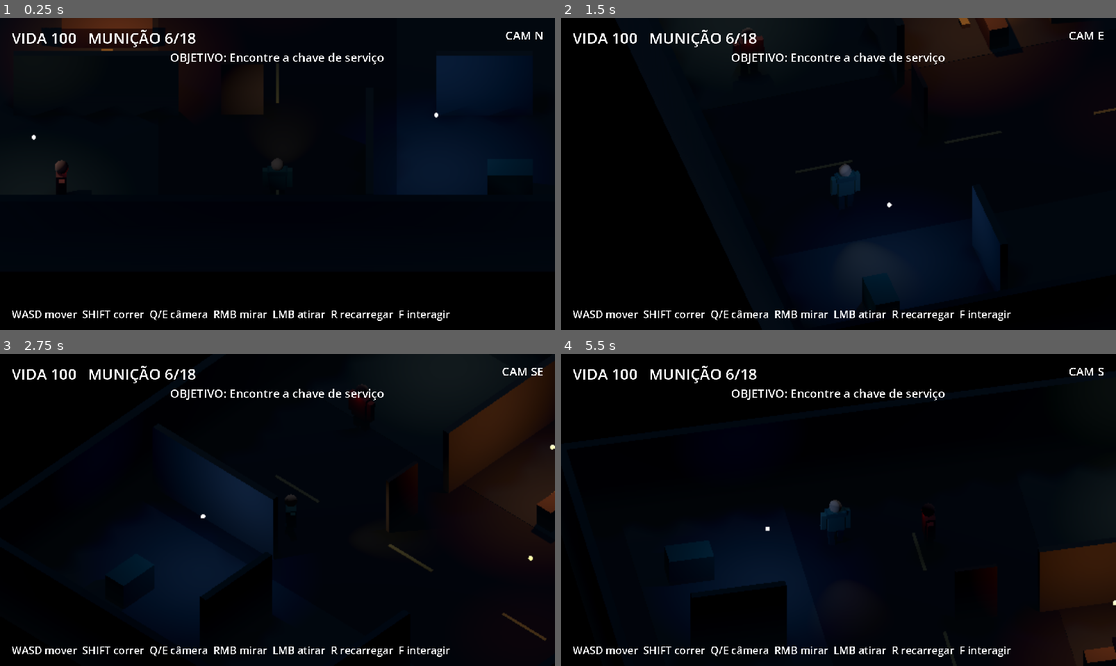
Above: before the commit, frames 1-4 (two rows, left to right).
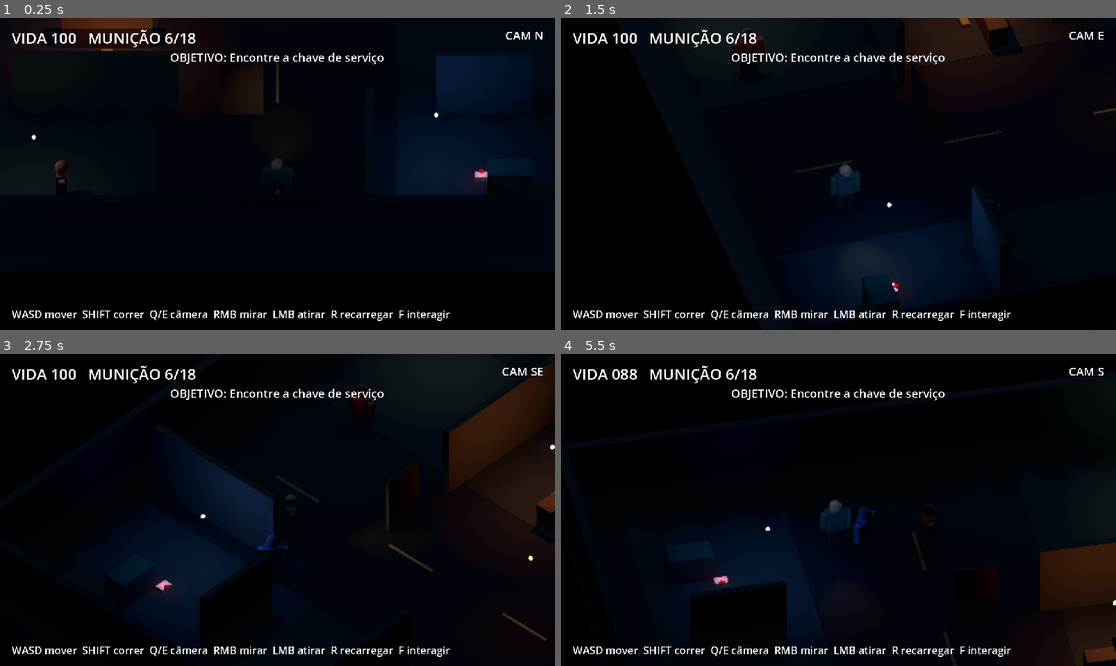
Above: after the commit, the same moments.

Repository: lloupp/night-shift
Game: Godot game, scene res://scenes/main.tscn
The game is run twice, just before and just after one commit, with the same random seed, the same clock (stepped at 60 frames per second) and the same inputs.
Inputs (mouse positions are in pixels of both pictures, inside the frame that each line leads up to):
- Up to frame 1 (0.25 s): no input
- Up to frame 2 (1.5 s): tap Enter at 0.5, 0.6 s; move the mouse to (960, 158) at 0.52 s; hold D 0.53-1.28 s; click (960, 158) at 0.67 s; tap E at 0.8, 1.35 s; move the mouse to (727, 189) at 1.27 s; hold S from 1.28 s (still down)
- Up to frame 3 (2.75 s): tap Enter at 1.55, 2.1 s; move the mouse to (333, 441) at 2.02 s; release S at 2.03 s; hold D from 2.03 s (still down); tap E at 2.3 s
- Up to frame 4 (5.5 s): move the mouse to (810, 572) at 2.77 s; release D at 2.78 s; hold W 2.78-3.53 s; tap Q at 2.85 s; click (810, 572) at 2.92 s; tap Enter at 3.05, 4.55 s; move the mouse to (1005, 556) at 3.52 s; hold A 3.53-5.03 s; tap E at 3.6, 5.3 s; move the mouse to (672, 463) at 4.27 s; tap F at 4.35 s; move the mouse to (866, 510) at 5.02 s; hold S from 5.03 s (still down); tap R at 5.1 s; click (866, 510) at 5.17 s

The runs differ from the first frame. In frame 1, less than 0.1% of the frame differs, in the area x 85-88%, y 48-54%; in frame 2, less than 0.1%; in frame 3, 0.2%; in frame 4, 0.4%, in the area x 9-100%, y 4-98%.

Commit message:
feat: survival loop 05
Add healing, replay flow and a faster Hunter archetype while preserving the existing objective loop.

Diff:
--- a/scripts/enemy.gd
+++ b/scripts/enemy.gd
@@ -11,6 +11,8 @@
 var detection_range := 10.0
 var attack_range := 1.25
 var attack_cooldown := 0.0
+var body_color := Color(0.28, 0.12, 0.10)
+var eye_color := Color(0.78, 0.07, 0.035)
 var visual_root: Node3D
 var visual_parts: Array[MeshInstance3D] = []
 var walk_phase := 0.0
@@ -35,18 +37,18 @@
 	visual_root = Node3D.new()
 	visual_root.name = "VisualRoot"
 	add_child(visual_root)
-	_add_part("Torso", Vector3(0.66, 0.94, 0.38), Vector3(0, 1.03, 0), Color(0.28, 0.12, 0.10))
-	_add_part("LeftLeg", Vector3(0.23, 0.78, 0.24), Vector3(-0.17, 0.43, 0), Color(0.12, 0.07, 0.065))
-	_add_part("RightLeg", Vector3(0.23, 0.78, 0.24), Vector3(0.17, 0.43, 0), Color(0.12, 0.07, 0.065))
-	_add_part("LeftArm", Vector3(0.19, 0.78, 0.22), Vector3(-0.45, 1.03, -0.03), Color(0.31, 0.14, 0.11))
-	_add_part("RightArm", Vector3(0.19, 0.78, 0.22), Vector3(0.45, 1.03, -0.03), Color(0.31, 0.14, 0.11))
+	_add_part("Torso", Vector3(0.66, 0.94, 0.38), Vector3(0, 1.03, 0), body_color)
+	_add_part("LeftLeg", Vector3(0.23, 0.78, 0.24), Vector3(-0.17, 0.43, 0), body_color.darkened(0.55))
+	_add_part("RightLeg", Vector3(0.23, 0.78, 0.24), Vector3(0.17, 0.43, 0), body_color.darkened(0.55))
+	_add_part("LeftArm", Vector3(0.19, 0.78, 0.22), Vector3(-0.45, 1.03, -0.03), body_color.lightened(0.08))
+	_add_part("RightArm", Vector3(0.19, 0.78, 0.22), Vector3(0.45, 1.03, -0.03), body_color.lightened(0.08))
 
 	var head := MeshInstance3D.new()
 	var head_mesh := SphereMesh.new()
 	head_mesh.radius = 0.24
 	head_mesh.height = 0.48
 	var head_mat := StandardMaterial3D.new()
-	head_mat.albedo_color = Color(0.30, 0.16, 0.13)
+	head_mat.albedo_color = body_color.lightened(0.04)
 	head_mat.roughness = 1.0
 	head_mesh.material = head_mat
 	head.mesh = head_mesh
@@ -56,7 +58,7 @@
 
 	var eye := OmniLight3D.new()
 	eye.position = Vector3(0, 1.55, -0.30)
-	eye.light_color = Color(0.78, 0.07, 0.035)
+	eye.light_color = eye_color
 	eye.light_energy = 0.34
 	eye.omni_range = 1.15
 	add_child(eye)
--- /dev/null
+++ b/scripts/health_pickup.gd
@@ -0,0 +1,67 @@
+class_name HealthPickup
+extends StaticBody3D
+
+@export var amount := 30
+
+func _ready() -> void:
+	collision_layer = 8
+	collision_mask = 0
+	add_to_group("interactable")
+	_build_visual()
+
+func _build_visual() -> void:
+	var case_mesh := BoxMesh.new()
+	case_mesh.size = Vector3(0.48, 0.18, 0.34)
+	var case_mat := StandardMaterial3D.new()
+	case_mat.albedo_color = Color(0.72, 0.73, 0.67)
+	case_mat.roughness = 0.72
+	case_mesh.material = case_mat
+	var case_visual := MeshInstance3D.new()
+	case_visual.mesh = case_mesh
+	case_visual.position.y = 0.09
+	add_child(case_visual)
+
+	var cross_mat := StandardMaterial3D.new()
+	cross_mat.albedo_color = Color(0.56, 0.08, 0.065)
+	cross_mat.emission_enabled = true
+	cross_mat.emission = Color(0.22, 0.015, 0.01)
+	cross_mat.emission_energy_multiplier = 1.3
+
+	for data in [
+		[Vector3(0.22, 0.04, 0.08), Vector3(0.0, 0.205, -0.175)],
+		[Vector3(0.08, 0.04, 0.22), Vector3(0.0, 0.205, -0.175)]
+	]:
+		var cross_mesh := BoxMesh.new()
+		cross_mesh.size = data[0]
+		cross_mesh.material = cross_mat
+		var cross_visual := MeshInstance3D.new()
+		cross_visual.mesh = cross_mesh
+		cross_visual.position = data[1]
+		add_child(cross_visual)
+
+	var glow := OmniLight3D.new()
+	glow.position = Vector3(0, 0.28, 0)
+	glow.light_color = Color(0.95, 0.16, 0.11)
+	glow.light_energy = 0.38
+	glow.omni_range = 1.15
+	glow.shadow_enabled = false
+	add_child(glow)
+
+	var shape := BoxShape3D.new()
+	shape.size = Vector3(0.52, 0.30, 0.42)
+	var collision := CollisionShape3D.new()
+	collision.shape = shape
+	collision.position.y = 0.15
+	add_child(collision)
+
+func interact(player: SurvivorPlayer) -> String:
+	if player.health >= 100:
+		return "Kit médico — vida já está cheia"
+	var before := player.health
+	player.heal(amount)
+	var restored := player.health - before
+	queue_free()
+	return "+%d vida" % restored
+
+func interaction_label() -> String:
+	return "Usar kit médico"
--- a/scripts/main.gd
+++ b/scripts/main.gd
@@ -4,6 +4,7 @@
 const EnemyClass = preload("res://scripts/enemy.gd")
 const DoorClass = preload("res://scripts/door.gd")
 const AmmoClass = preload("res://scripts/ammo_pickup.gd")
+const HealthPickupClass = preload("res://scripts/health_pickup.gd")
 const KeyPickupClass = preload("res://scripts/key_pickup.gd")
 const ExitGateClass = preload("res://scripts/exit_gate.gd")
 const PresentationFXClass = preload("res://scripts/presentation_fx.gd")
@@ -77,7 +78,13 @@
 	_restore_occluders()
 
 func _unhandled_input(event: InputEvent) -> void:
-	if not is_instance_valid(player) or run_completed:
+	if not is_instance_valid(player):
+		return
+	if event is InputEventKey and event.pressed and not event.echo:
+		if event.physical_keycode == KEY_ENTER and (run_completed or player.health <= 0):
+			get_tree().reload_current_scene()
+			return
+	if run_completed or player.health <= 0:
 		return
 	if event is InputEventKey and event.pressed and not event.echo:
 		match event.physical_keycode:
@@ -170,6 +177,11 @@
 	ammo.position = Vector3(-6.0, 0.05, -1.5)
 	add_child(ammo)
 
+	var health_pickup: HealthPickup = HealthPickupClass.new()
+	health_pickup.name = "HealthPickup"
+	health_pickup.position = Vector3(7.2, 0.05, 5.2)
+	add_child(health_pickup)
+
 	var service_key: KeyPickup = KeyPickupClass.new()
 	service_key.name = "ServiceKey"
 	service_key.position = Vector3(-6.6, 0.05, -3.25)
@@ -190,6 +202,20 @@
 		enemy.died.connect(_on_enemy_died)
 		enemy.add_to_group("enemy")
 		add_child(enemy)
+
+	var hunter: StalkerEnemy = EnemyClass.new()
+	hunter.name = "Hunter"
+	hunter.position = Vector3(8.0, 0.05, 0.2)
+	hunter.target = player
+	hunter.health = 2
+	hunter.move_speed = 2.05
+	hunter.detection_range = 12.5
+	hunter.attack_range = 1.15
+	hunter.body_color = Color(0.12, 0.18, 0.29)
+	hunter.eye_color = Color(0.20, 0.50, 1.0)
+	hunter.died.connect(_on_enemy_died)
+	hunter.add_to_group("enemy")
+	add_child(hunter)
 
 func _build_camera() -> void:
 	camera_pivot = Node3D.new()
@@ -256,11 +282,11 @@
 	ui.add_child(message_label)
 
 	completion_label = Label.new()
-	completion_label.position = Vector2(70, 102)
-	completion_label.size = Vector2(340, 70)
+	completion_label.position = Vector2(70, 94)
+	completion_label.size = Vector2(340, 86)
 	completion_label.horizontal_alignment = HORIZONTAL_ALIGNMENT_CENTER
 	completion_label.vertical_alignment = VERTICAL_ALIGNMENT_CENTER
-	completion_label.add_theme_font_size_override("font_size", 20)
+	completion_label.add_theme_font_size_override("font_size", 18)
 	ui.add_child(completion_label)
 
 	var controls := Label.new()
@@ -385,7 +411,7 @@
 			occluded_bodies.append(body)
 
 func _update_aim() -> void:
-	if run_completed or not player.aiming:
+	if run_completed or player.health <= 0 or not player.aiming:
 		return
 	var mouse := get_viewport().get_mouse_position()
 	crosshair.position = mouse - Vector2(6, 11)
@@ -403,7 +429,7 @@
 	return get_world_3d().direct_space_state.intersect_ray(query)
 
 func _fire() -> void:
-	if run_completed:
+	if run_completed or player.health <= 0:
 		return
 	if not player.try_fire():
 		if player.aiming and player.ammo == 0:
@@ -454,7 +480,7 @@
 		crosshair.modulate = Color.WHITE
 
 func _update_interaction_prompt() -> void:
-	if run_completed:
+	if run_completed or player.health <= 0:
 		current_interactable = null
 		prompt_label.text = ""
 		return
@@ -477,7 +503,7 @@
 		prompt_label.text = ""
 
 func _interact() -> void:
-	if run_completed or not is_instance_valid(current_interactable):
+	if run_completed or player.health <= 0 or not is_instance_valid(current_interactable):
 		return
 	if current_interactable.has_method("interact"):
 		var result = current_interactable.interact(player)
@@ -489,6 +515,7 @@
 		return
 	var reload_text := "  RECARREGANDO" if player.reloading else ""
 	status_label.text = "VIDA %03d   MUNIÇÃO %d/%d%s" % [player.health, player.ammo, player.reserve_ammo, reload_text]
+	status_label.modulate = Color(1.0, 0.34, 0.28) if player.health <= 30 else Color.WHITE
 
 func _update_objective(text: String) -> void:
 	if is_instance_valid(objective_label):
@@ -497,6 +524,11 @@
 func _show_message(text: String) -> void:
 	message_label.text = text
 	message_timer = 1.6
+
+func _freeze_enemies() -> void:
+	for enemy in get_tree().get_nodes_in_group("enemy"):
+		if is_instance_valid(enemy):
+			enemy.set_physics_process(false)
 
 func _on_key_collected(_key_id: String) -> void:
 	_update_objective("Vá ao portão de serviço ao norte")
@@ -509,11 +541,9 @@
 	player.aiming = false
 	player.set_physics_process(false)
 	crosshair.visible = false
-	for enemy in get_tree().get_nodes_in_group("enemy"):
-		if is_instance_valid(enemy):
-			enemy.set_physics_process(false)
+	_freeze_enemies()
 	_update_objective("Concluído")
-	completion_label.text = "ÁREA SEGURA\nVERTICAL SLICE CONCLUÍDO"
+	completion_label.text = "ÁREA SEGURA\nVERTICAL SLICE CONCLUÍDO\nENTER: REINICIAR"
 	_show_message("Portão de serviço destrancado")
 	if is_instance_valid(fx):
 		fx.add_camera_trauma(0.12)
@@ -529,5 +559,10 @@
 		fx.add_camera_trauma(0.10)
 
 func _on_player_died() -> void:
+	player.aiming = false
 	player.set_physics_process(false)
-	_show_message("VOCÊ NÃO SOBREVIVEU — reinicie a cena")
+	crosshair.visible = false
+	_freeze_enemies()
+	_update_objective("Falhou")
+	completion_label.text = "VOCÊ NÃO SOBREVIVEU\nENTER: TENTAR NOVAMENTE"
+	_show_message("A rua ficou em silêncio")
Not shown, added: docs/SURVIVAL_LOOP_05.md
